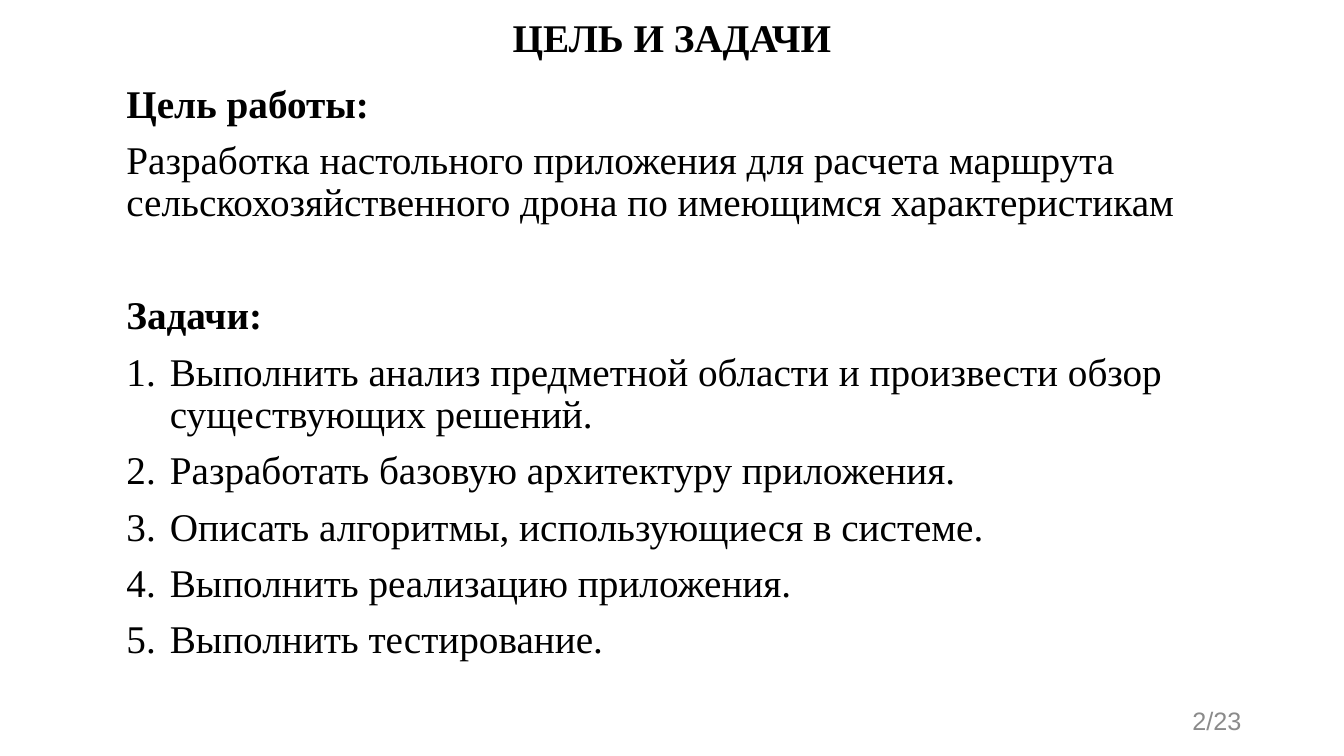
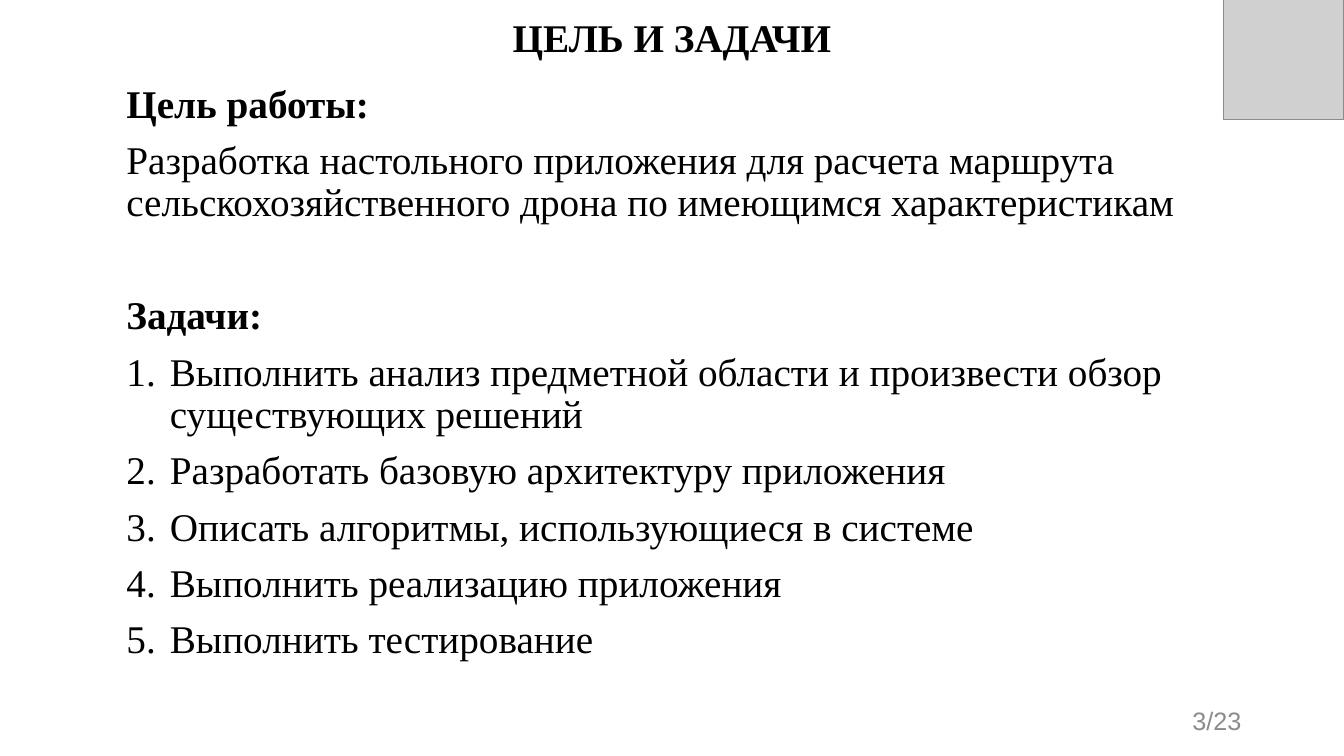
Before and after one commit to evgenkot/uav-route-calculation, a slide deck: slide 3 of doc/GQW/Raschupkin_EV_UAV_Route_Planning.pptx (slide 2 before the commit). Drawn at 1344x756 pixels with LibreOffice and Linux fonts; fonts in the diff are those of the drawing; grey boxes stand for pictures. Boxes give left, top, right and bottom in pixels: in the first picture for what was removed or moved away, otherwise in the second. Text is boxed around its words. In the diff, an @@ line names an element or a change of style, - is before the commit and + after.

```diff
--- a/doc/GQW/Raschupkin_EV_UAV_Route_Planning.pptx
+++ b/doc/GQW/Raschupkin_EV_UAV_Route_Planning.pptx
@@ picture added at bbox=[1224, 0, 1344, 120] @@
@@ text at bbox=[170, 358, 1162, 661]: text changed @@
-1. Выполнить анализ предметной области и произвести обзор существующих решений.
-2. Разработать базовую архитектуру приложения.
-3. Описать алгоритмы, использующиеся в системе.
-4. Выполнить реализацию приложения.
-5. Выполнить тестирование.
+1. Выполнить анализ предметной области и произвести обзор существующих решений
+2. Разработать базовую архитектуру приложения
+3. Описать алгоритмы, использующиеся в системе
+4. Выполнить реализацию приложения
+5. Выполнить тестирование
@@ page number at bbox=[1192, 712, 1241, 730]: text changed @@
-2/23
+3/23
```
Also in this commit, not shown: 22 other slides changed.
